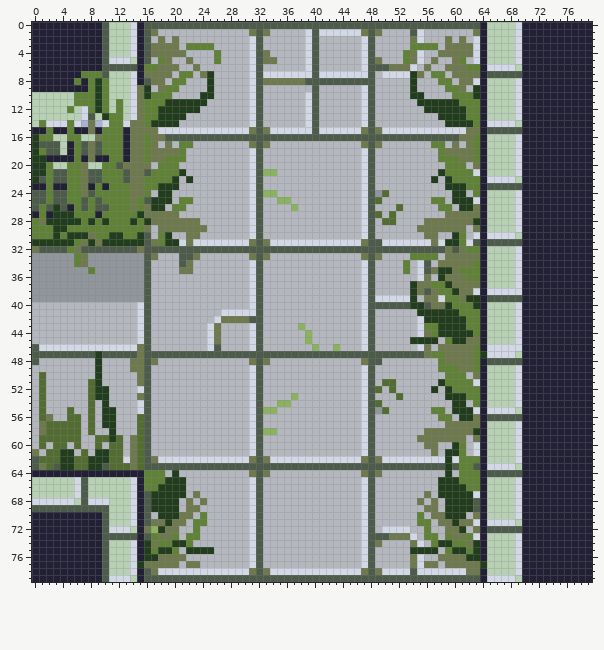
Edited in one commit: sprite sheet (GreatMeadow/Assets/Features/Maze_Namespace/Tiles/TileSprites/NorthSouthWest.png). The picture above is the old version.
The file is 80x80 pixels. Colours within 5 levels of each other are drawn and written as one.
Once edited:
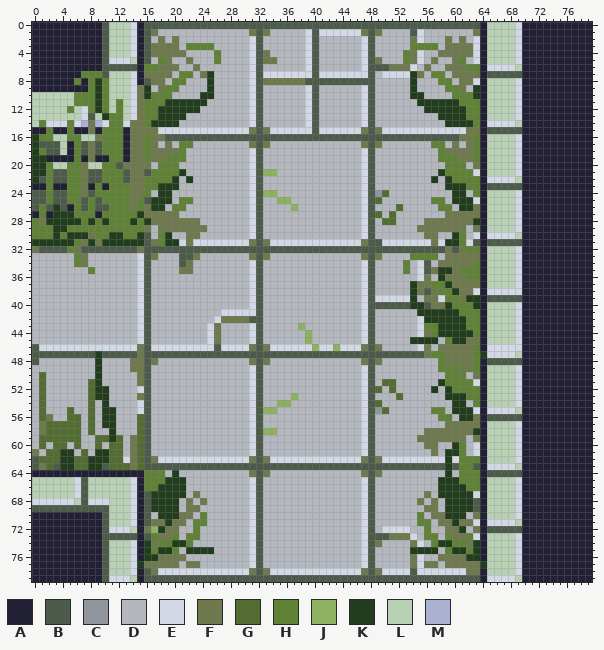
Palette (. is transparent): A #222034  B #4d5b4b  C #91959c  D #b4b8be  E #d2d8e5  F #6f794e  G #526c31  H #608237  J #8cb160  K #223d1e  L #b8d1b5  M #aab1d1
The exact change:
{"y":9,"x":39,"old":"D","new":"E"}
{"y":33,"x":0,"old":"CCCCCC","new":"DDDDDD"}
{"y":33,"x":8,"old":"CCCCCCCC","new":"DDDDDDDE"}
{"y":34,"x":0,"old":"CCCCCC","new":"DDDDDD"}
{"y":34,"x":8,"old":"CCCCCCCC","new":"DDDDDDDE"}
{"y":35,"x":0,"old":"CCCCCCCC","new":"DDDDDDDD"}
{"y":35,"x":9,"old":"CCCCCCC","new":"DDDDDDE"}
{"y":36,"x":0,"old":"CCCCCCCCCCCCCCCC","new":"DDDDDDDDDDDDDDDE"}
{"y":37,"x":0,"old":"CCCCCCCCCCCCCCCC","new":"DDDDDDDDDDDDDDDE"}
{"y":38,"x":0,"old":"CCCCCCCCCCCCCCCC","new":"DDDDDDDDDDDDDDDE"}
{"y":39,"x":0,"old":"CCCCCCCCCCCCCCCC","new":"DDDDDDDDDDDDDDDE"}
{"y":46,"x":17,"old":"DDDDDDDD","new":"EEEEEEEE"}
{"y":46,"x":27,"old":"DDDDE","new":"EEEEF"}
{"y":46,"x":33,"old":"DDDDDDD","new":"FEEEEEE"}
{"y":46,"x":41,"old":"DD","new":"EE"}
{"y":46,"x":44,"old":"DDDE","new":"EEEF"}
{"y":46,"x":49,"old":"D","new":"F"}
{"y":48,"x":49,"old":"B","new":"F"}
